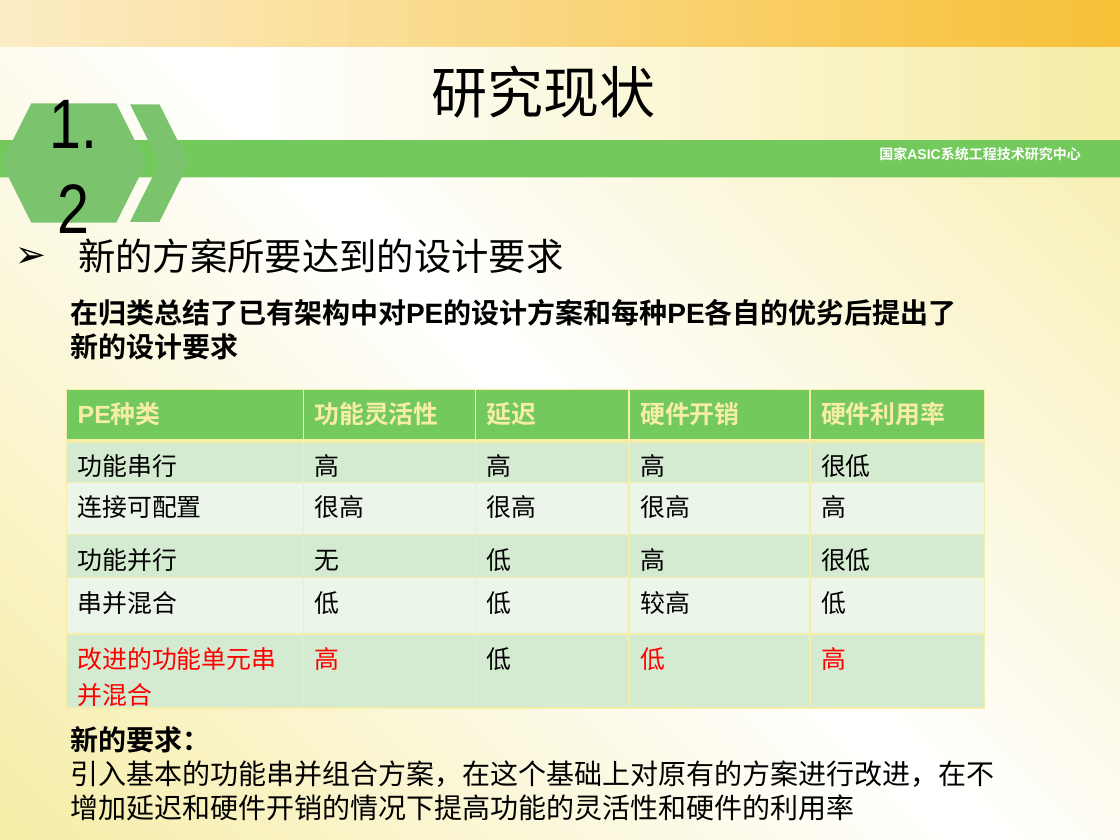
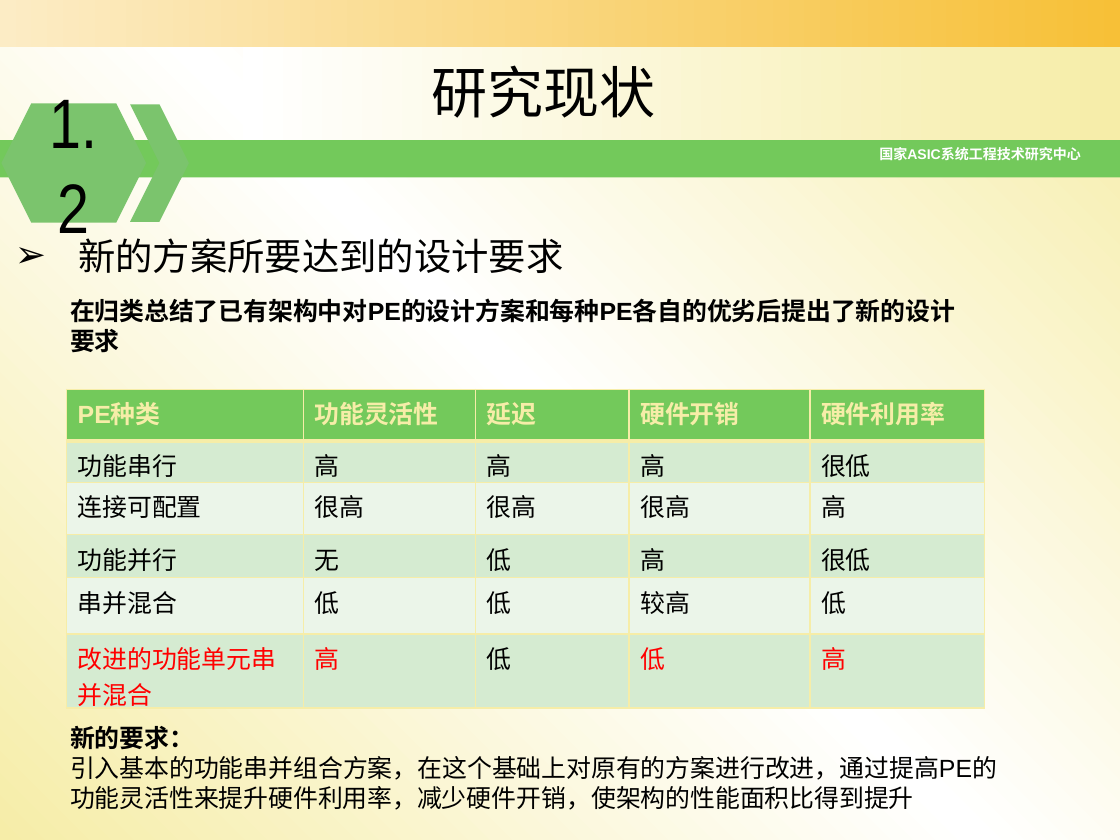
Before and after one commit to zdyzhan/bishe, a slide deck: slide 8 of 开题报告_131199李小泉11_18.pptx. Drawn at 1120x840 pixels with LibreOffice and Linux fonts; fonts in the diff are those of the drawing; background and template pictures are left out. Boxes give left, top, right and bottom in pixels: in the first picture for what was removed or moved away, otherwise in the second. Text is boxed around its words. In the diff, an @@ line names an element or a change of style, - is before the commit and + after.

```diff
--- a/开题报告_131199李小泉11_18.pptx
+++ b/开题报告_131199李小泉11_18.pptx
@@ text "在归类总结了已有架构中对PE的设计方案和每种PE各自的优劣后提出了新的设计要求" at [70, 298, 955, 323]: size 18 to 16 pt @@
@@ text at [70, 726, 194, 750]: size 18 to 16 pt in "新的要求：" @@
@@ text at [70, 752, 997, 814]: text changed; size 18 to 16 pt @@
-引入基本的功能串并组合方案，在这个基础上对原有的方案进行改进，在不增加延迟和硬件开销的情况下提高功能的灵活性和硬件的利用率
+引入基本的功能串并组合方案，在这个基础上对原有的方案进行改进，通过提高PE的功能灵活性来提升硬件利用率，减少硬件开销，使架构的性能面积比得到提升
```
Also in this commit, not shown: 23 other slides changed, 1 other file.
